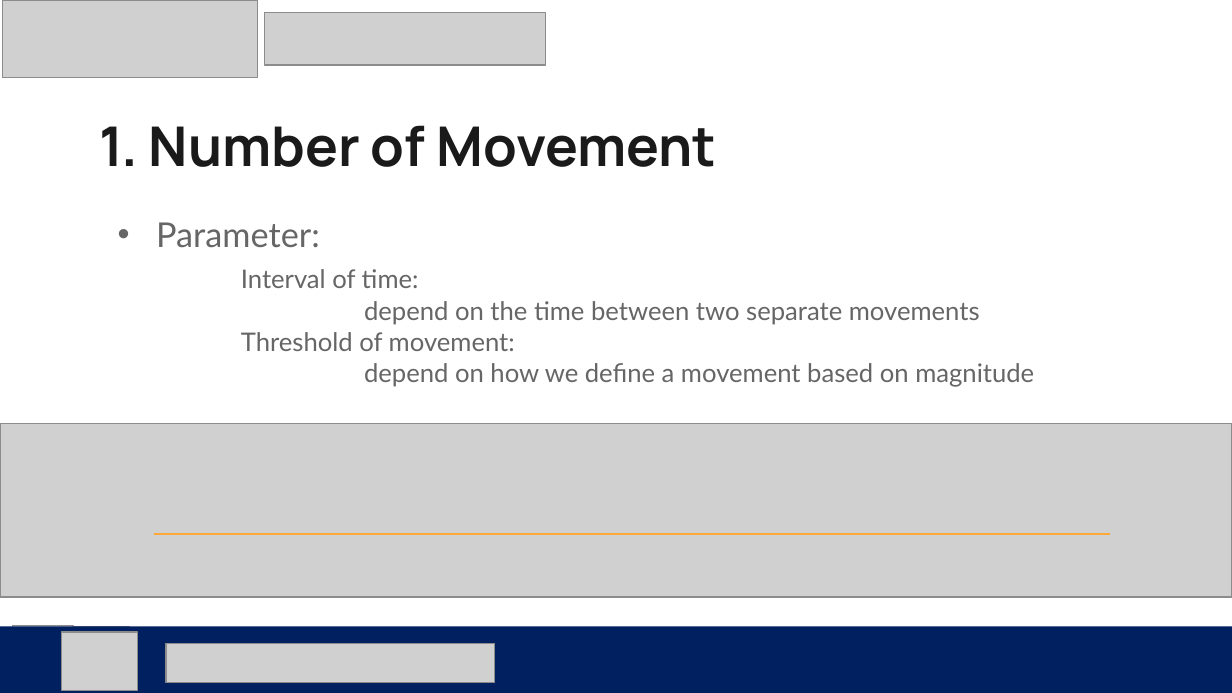
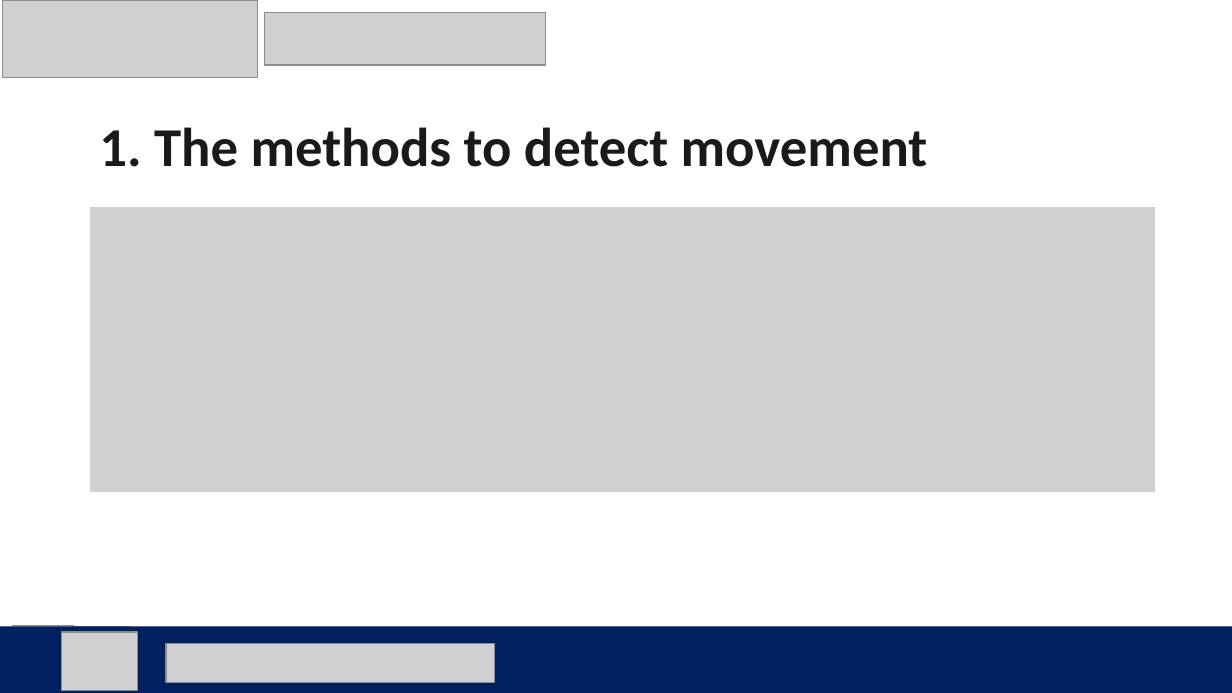
Before and after one commit to buyanyun/video-analysis-testing, a slide deck: slide 5 of step3_analysis.pptx (slide 7 before the commit). Drawn at 1232x693 pixels with LibreOffice and Linux fonts; fonts in the diff are those of the drawing; grey boxes stand for pictures. Boxes give left, top, right and bottom in pixels: in the first picture for what was removed or moved away, otherwise in the second. Text is boxed around its words. In the diff, an @@ line names an element or a change of style, - is before the commit and + after.

Commit message:
update ppt and figure

```diff
--- a/step3_analysis.pptx
+++ b/step3_analysis.pptx
@@ text at (99,127,928,167): text changed; font Manrope to Calibri @@
-1. Number of Movement
+1. The methods to detect movement
@@ picture added at (90,207,1154,493) @@
@@ text removed at (156,222,1034,387) @@
-• Parameter:
-  Interval of time:
-  depend on the time between two separate movements
-  Threshold of movement:
-  depend on how we define a movement based on magnitude
@@ picture removed at (0,424,1232,598) @@
@@ line removed from (154, 535) to (1110, 535) @@
```
Also in this commit, not shown: 5 other slides changed, 8 slides added, 14 slides removed, 2 other files.
